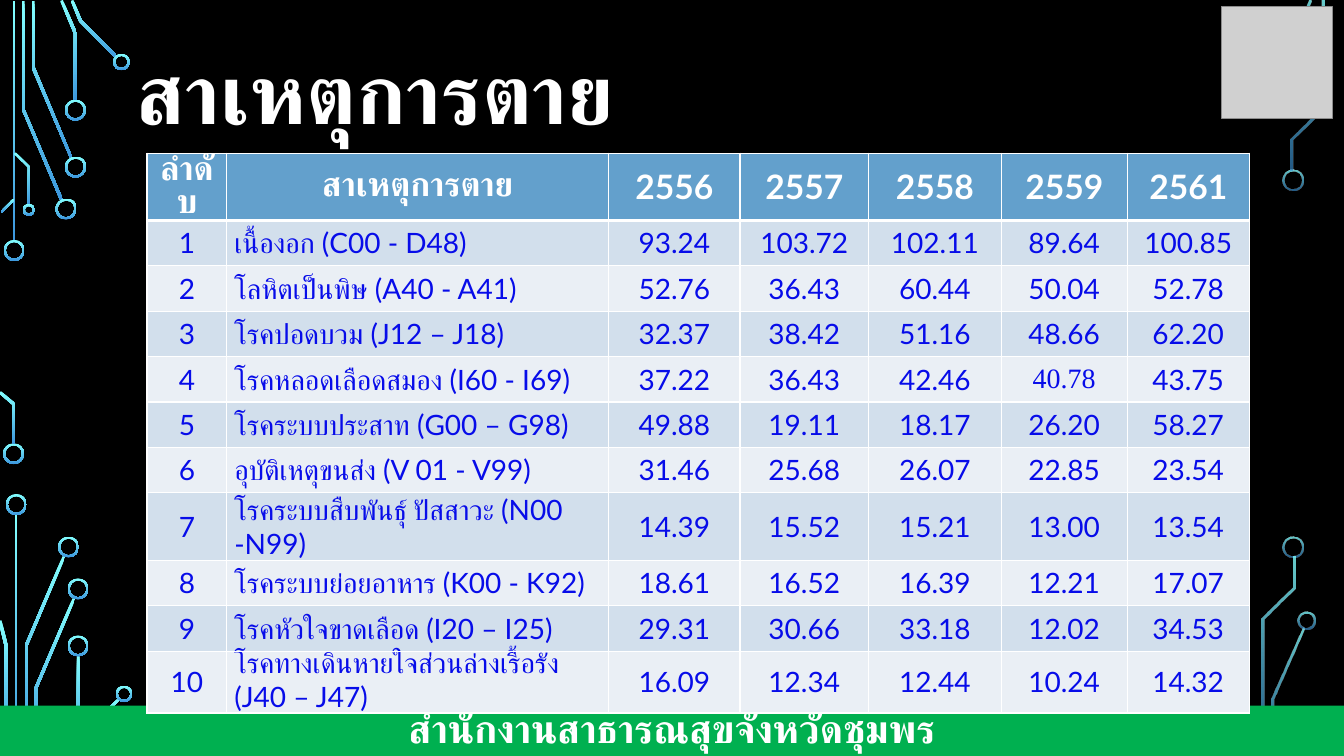
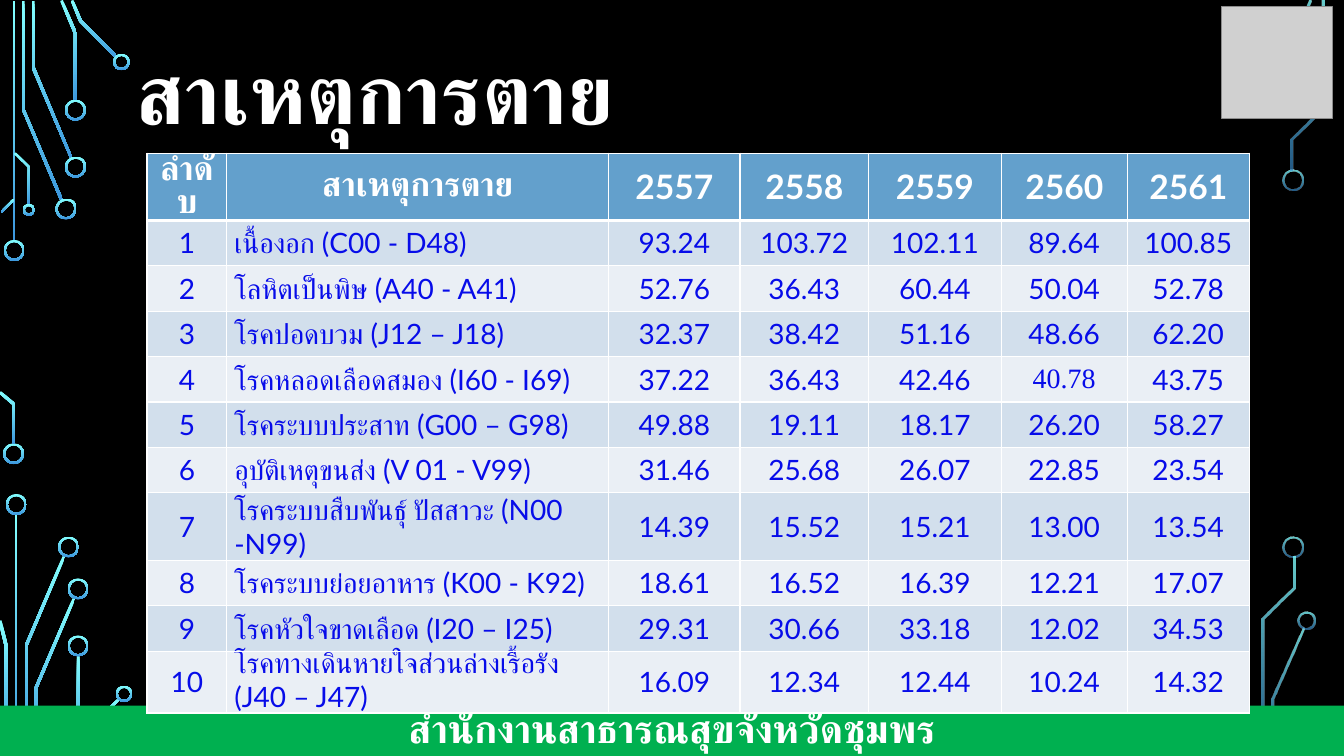
Before and after one commit to joblackpoc/Jobs_SSJ, a slide deck: slide 12 of นิเทศก์/นิเทศก์ชุมพร.pptx. Drawn at 1344x756 pixels with LibreOffice and Linux fonts; fonts in the diff are those of the drawing; grey boxes stand for pictures; background and template pictures are left out. Boxes give left, top, right and bottom in pixels: in the first picture for what was removed or moved away, otherwise in the second. Text is boxed around its words. In the diff, an @@ line names an element or a change of style, - is before the commit and + after.

```diff
--- a/นิเทศก์/นิเทศก์ชุมพร.pptx
+++ b/นิเทศก์/นิเทศก์ชุมพร.pptx
@@ table at [147,153,1250,715] @@
-row 1: ลำดับ | สาเหตุการตาย | 2556 | 2557 | 2558 | 2559 | 2561
+row 1: ลำดับ | สาเหตุการตาย | 2557 | 2558 | 2559 | 2560 | 2561
```
Also in this commit, not shown: 2 slides added, 38 other files.
